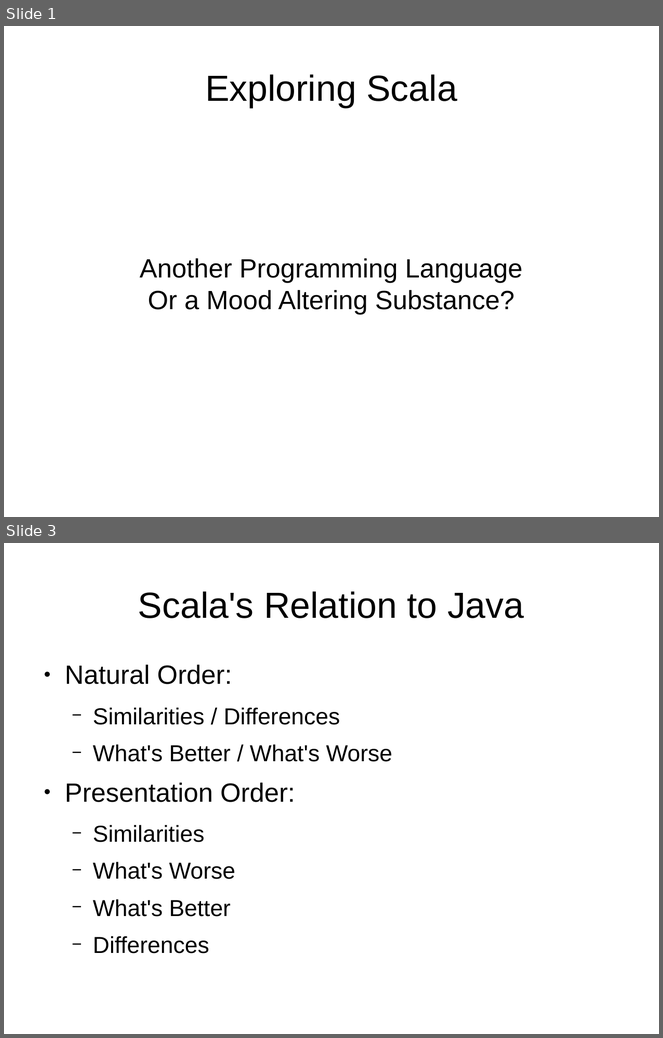
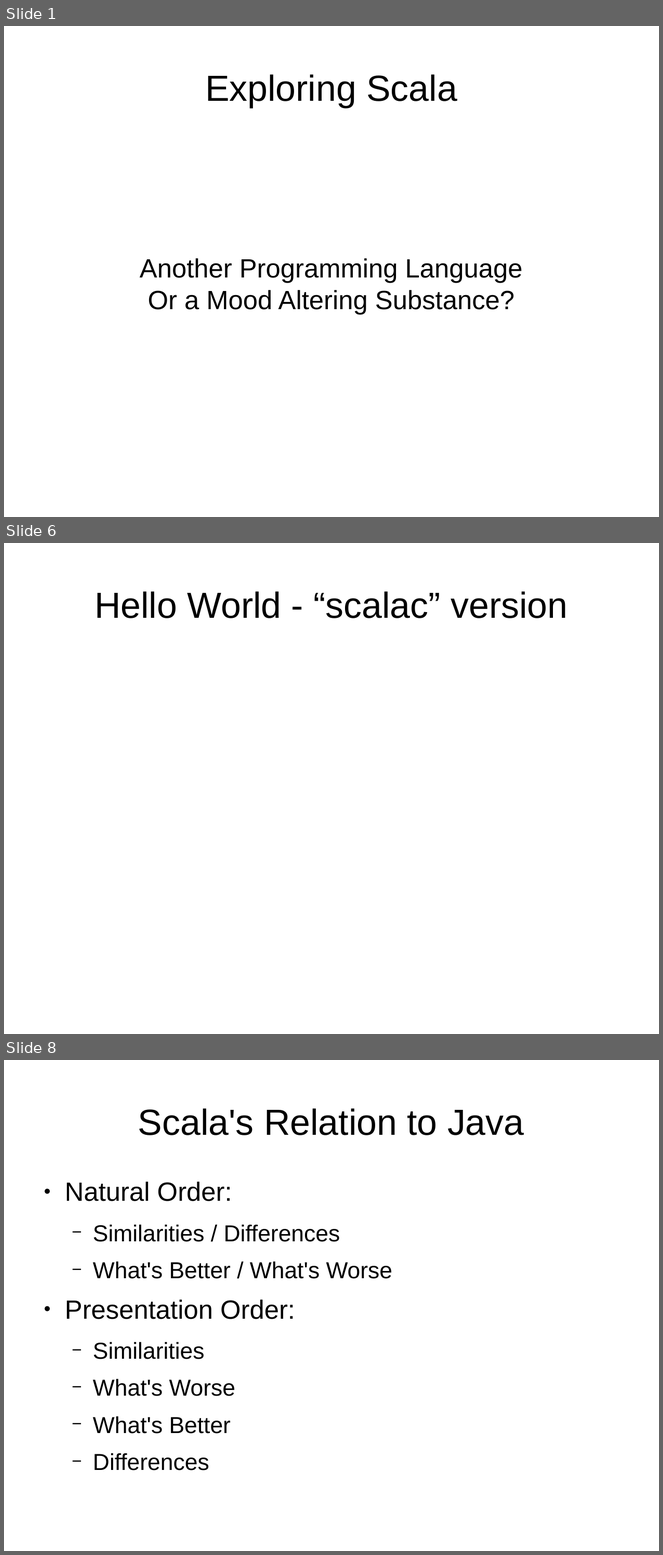
Before and after one commit to JohnLockwood/ScalaTalkSacjug, a slide deck: ScalaDecember2014.odp. Shown one above the other, each under a label of ours: slides 1 and 3 before the commit, slides 1, 6 and 8 after it; the slides between them are not shown. The pictures are 663x1038 and 663x1555 pixels, drawn with LibreOffice and Linux fonts; fonts in the diff are those of the drawing. Boxes give left, top, right and bottom in pixels: in the first picture for what was removed or moved away, otherwise in the second. Text is boxed around its words. In the diff, an @@ line names an element or a change of style, - is before the commit and + after.

```diff
--- a/ScalaDecember2014.odp
+++ b/ScalaDecember2014.odp
@@ slide 6 added at (x1=4, y1=543, x2=659, y2=1034), background #FFFFFF @@
@@ title added at (x1=94, y1=591, x2=568, y2=618), 44 pt, text #000000 @@
+Hello World - “scalac” version
@@ what was slide 3 is now slide 8 @@
```
Also in this commit, not shown: 2 slides changed, 4 other slides added, 2 other files.
